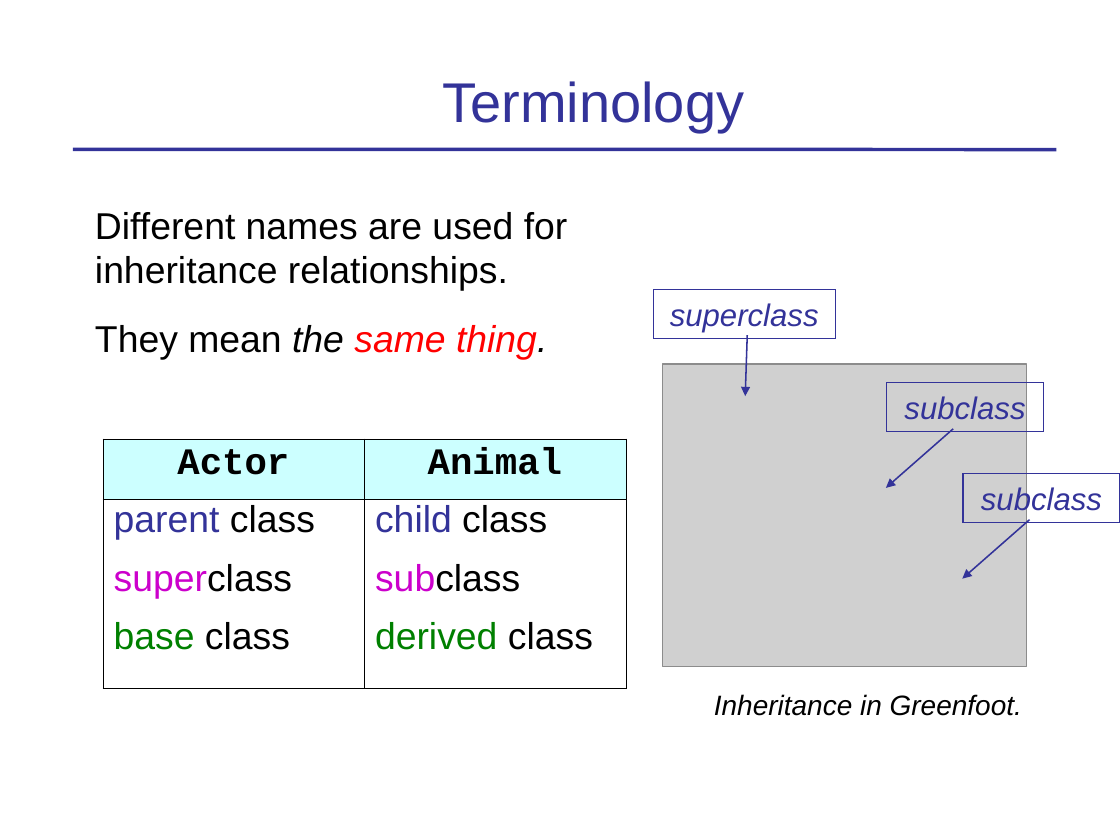
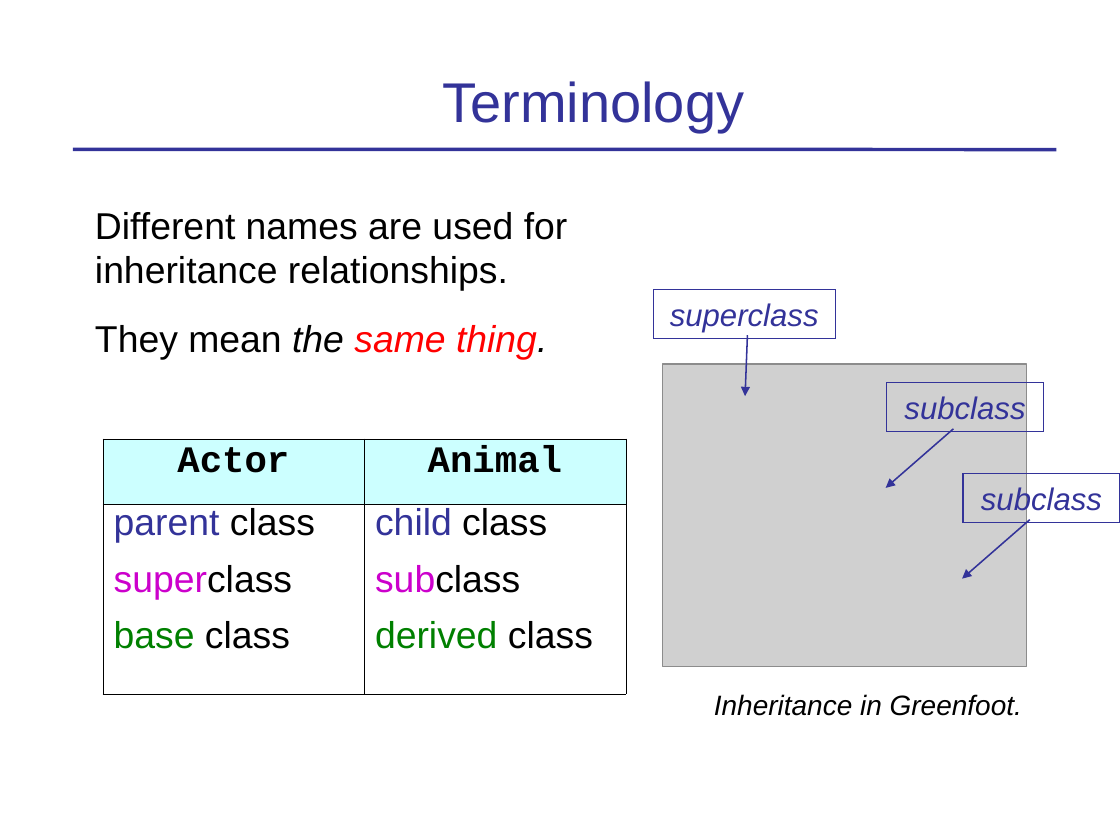
Before and after one commit to skeoop/skeoop.github.io, a slide deck: slide 3 of week4/Inheritance-1-Basics.ppt. Drawn at 1120x840 pixels with LibreOffice and Linux fonts; fonts in the diff are those of the drawing; grey boxes stand for pictures. Boxes give left, top, right and bottom in pixels: in the first picture for what was removed or moved away, otherwise in the second. Text is boxed around its words. In the diff, an @@ line names an element or a change of style, - is before the commit and + after.

```diff
--- a/week4/Inheritance-1-Basics.ppt
+++ b/week4/Inheritance-1-Basics.ppt
@@ table at box(103, 439, 626, 694) @@
@@ line spacing 0.88 to 0.84 @@
@@ line spacing 0.84 to 0.79 @@
@@ borders changed @@
```
Also in this commit, not shown: 19 other slides changed, 2 slides removed, 1 other file.
